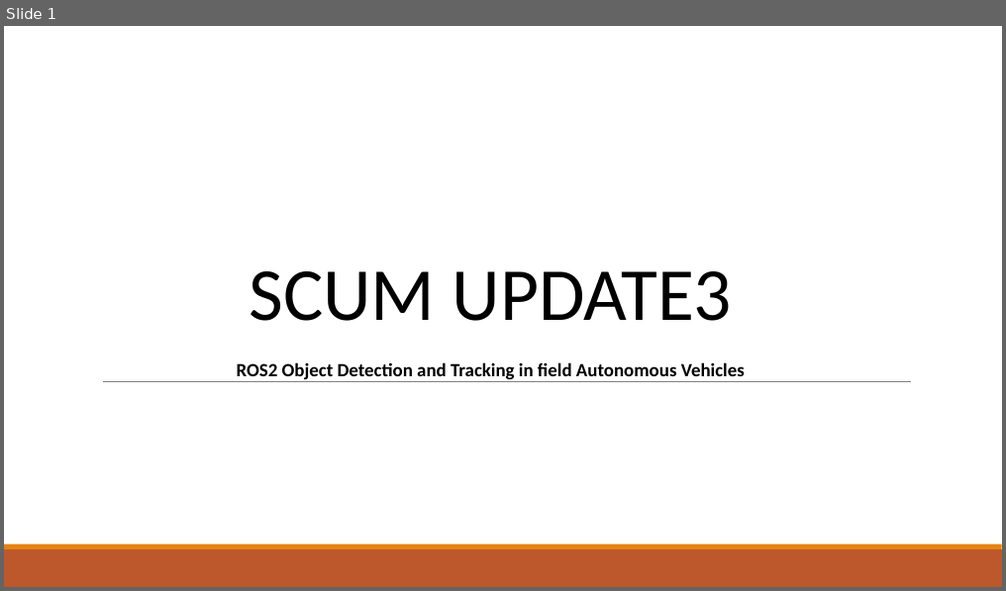
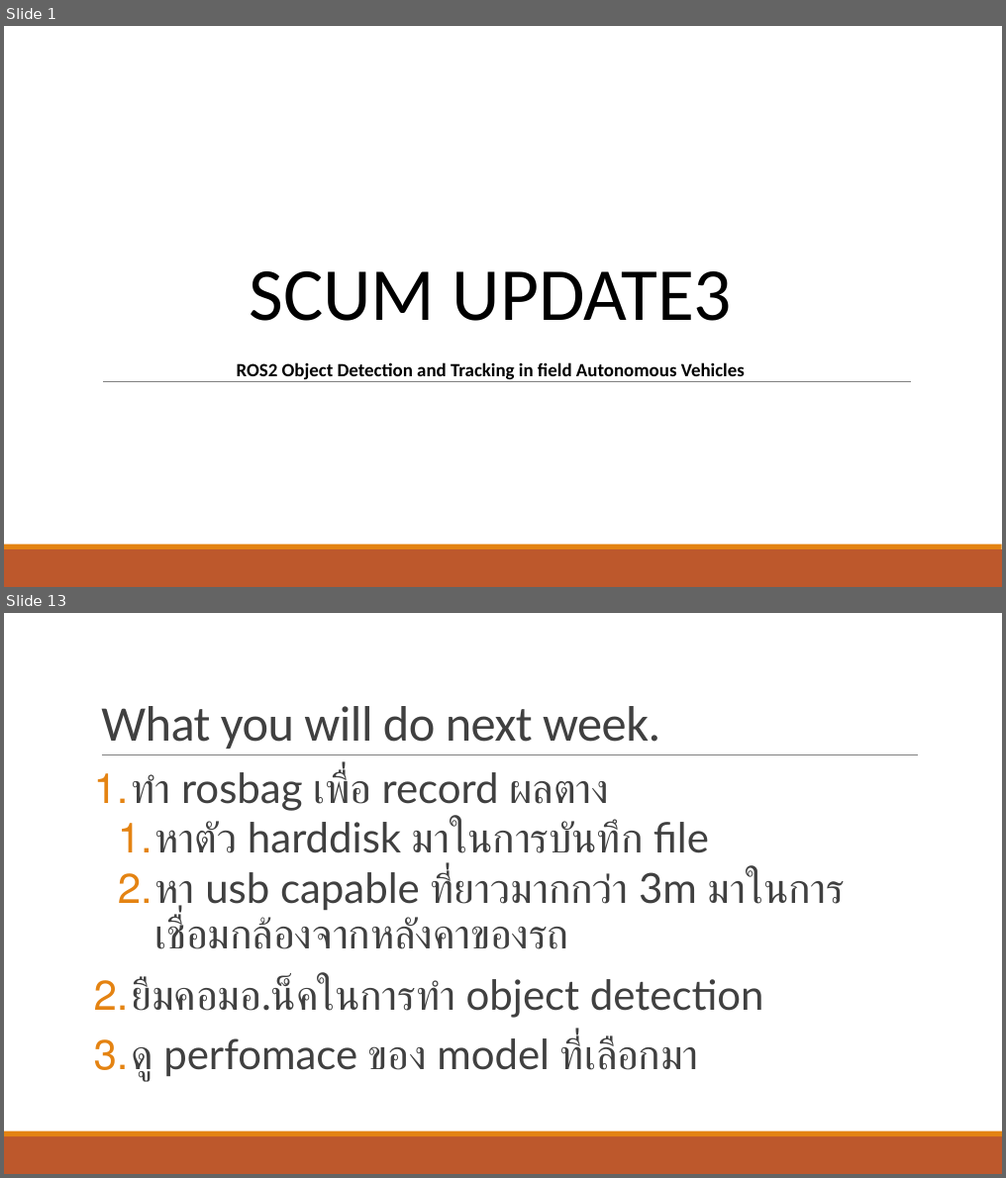
Before and after one commit to pound03/FRA361-ROBOTICS-STUDIO-IV-OPEN-TOPICS, a slide deck: doc/scrum/scrum2/scurm 3.pptx. Shown one above the other, each under a label of ours: slide 1 before the commit, slides 1 and 13 after it; the slides between them are not shown. The pictures are 1006x591 and 1006x1178 pixels, drawn with LibreOffice and Linux fonts; fonts in the diff are those of the drawing. Boxes give left, top, right and bottom in pixels: in the first picture for what was removed or moved away, otherwise in the second. Text is boxed around its words. In the diff, an @@ line names an element or a change of style, - is before the commit and + after.

```diff
--- a/doc/scrum/scrum2/scurm 3.pptx
+++ b/doc/scrum/scrum2/scurm 3.pptx
@@ slide 13 added at (x1=4, y1=613, x2=1002, y2=1174), background #FFFFFF; not listed: 2 template elements that a slide beside it also shows @@
@@ title added at (x1=101, y1=706, x2=660, y2=749), 48 pt, text #404040 @@
+What you will do next week.
@@ line added from (102, 756) to (918, 756), #808080 0.5 pt @@
@@ text added at (x1=94, y1=771, x2=764, y2=1081), 40 pt, text #404040 @@
+1. ทำ rosbag เพื่อ record ผลตาง
+  1. หาตัว harddisk มาในการบันทึก file
+  2. หา usb capable ที่ยาวมากกว่า 3m มาในการเชื่อมกล้องจากหลังคาของรถ
+2. ยืมคอมอ.น็คในการทำ object detection
+3. ดู perfomace ของ model ที่เลือกมา
```
Also in this commit, not shown: 1 slide changed, 11 other slides added, 3 slides removed, 2 other files.
